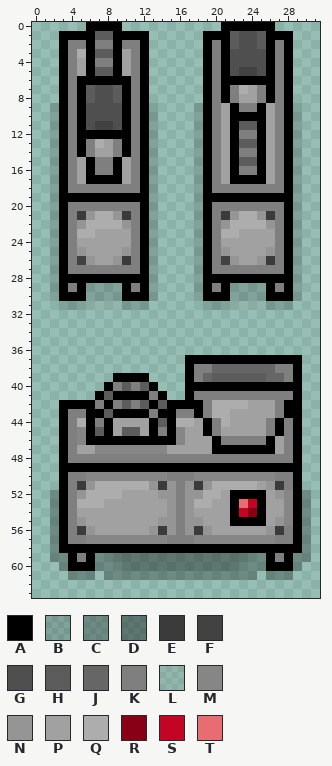
One commit to this pixel-art sprite: src/main/resources/objects/crusher.png. The first picture shows the starting point.
The file is 64x128 pixels, drawn in blocks of 2x2; one block is one cell here. Colours within 5 levels of each other are drawn and written as one.
Palette (. is transparent): A #000000  B #00000026  C #00000045  D #0000005f  E #3b3b3b  F #424242  G #4f4f4f  H #5c5c5c  J #666666  K #7f7f7f  L #80808026  M #868686  N #959595  P #a1a1a1  Q #adadad  R #880015  S #c40424  T #e86d73
Pixels before, first column x 2:
 0 ....AAAA...........AAAAAA....
 1 .AAAAHHAAAA......AAAHGGHAAA..
 2 .AKKAKKAKKA......AKAHGGHAKA..
 3 .AKQAHHAPKA......AKAGGGGAKA..
 4 .AKPAKKAPKA......AKAGGGGAKA..
 5 .AKPAHHAPKA......AKAGFFGAKA..
 6 .AKAAAAAAKA......AKAAAAAAKA..
 7 .AKAHGGHAKA......AKAKQPKAKA..
 8 .AKAHGGHAKA......AKAKPPKAKA..
 9 BAKAGGGGAKAB....BAKPAKKAPKAB.
10 BAKAGGGGAKAB....BAKPAAAAPKAB.
11 BAKAGFFGAKAB....BAKPAHHAPKAB.
12 BAKAAAAAAKAB....BAKPAKKAPKAB.
13 BAKAKQPKAKAB....BAKPAHHAPKAB.
14 BAKAKPPKAKAB....BAKPAKKAPKAB.
15 BAKPAKKAPKAB....BAKPAHHAPKAB.
16 BAKPAKKAPKAB....BAKPAKKAPKAB.
17 BAKPAAAAPKAB....BAKPAAAAPKAB.
18 BAKKKKKKKKAB....BAKKKKKKKKAB.
19 BAAAAAAAAAAB....BAAAAAAAAAAB.
20 BAKKKKKKKKAB....BAKKKKKKKKAB.
21 BAKENQQNEKAB....BAKENQQNEKAB.
22 BAKNQQQQNKAB....BAKNQQQQNKAB.
23 BAKQQPPPPKAB....BAKQQPPPPKAB.
24 BAKPPPPPPKAB....BAKPPPPPPKAB.
25 BAKNPPPPNKAB....BAKNPPPPNKAB.
26 BAKFNPPNEKAB....BAKFNPPNEKAB.
27 BAKKKKKKKKAB....BAKKKKKKKKAB.
28 BAAAAAAAAAAB....BAAAAAAAAAAB.
29 BAKABBBBAKAB....BAKABBBBAKAB.
30 BAAABBBBAAAB....BAAABBBBAAAB.
31 .BBBLLLLBBB......BBBLLLLBBB..
32 .............................
33 .............................
34 .............................
35 .............................
36 .............................
37 ...............AAAAAAAAAAAAA.
38 ...............AKKJJJJJJJKKA.
39 .......AAAA....AKJHHHHHHJJKA.
40 ......AKHKHA...AAAAAAAAAAAAA.
41 .....AHAAAAKA..AKKKKKKKKKKKA.
42 .AAAAKAKHKHAHAAAAKQQQQPPPKAA.
43 .AKKAAHAAAAKAAKKAKQQPPPPPKAA.
44 .AKQAKAPPPPAHAQQPAKQPPPPKAKA.
45 .AKMAHAPHHPAKAMPPAKPPPPPKAKA.
46 .AKMAAAAAAAAAAMPPPAKKKKKAPKA.
47 .AKPPMMMMMMMMPPPPPAAAAAAAPKA.
48 .AKKKKKKKKKKKKKKKKKKKKKKKKKA.
49 .AAAAAAAAAAAAAAAAAAAAAAAAAAA.
50 .AKKMMMMMMMMMKKKMMMMMMMMMKKA.
51 .AKENQQQQQQNENKNENQQQQQPNEKA.
52 CAKNQQQQPPPPNNKNNQQPAAAAPNMAC
53 CAKQQQPPPPPPPNKNQQPPATSAPPMAC
54 CAKPPPPPPPPPPNKNPPPPASRAPPMAC
55 CAKNPPPPPPPPNNKNNPPPAAAAPNMAC
56 CAKENPPPPPPNENKNENPPPPPPNEKAC
57 CAKKMMMMMMMMMKKKMMMMMMMMMKKAC
58 CAAAAAAAAAAAAAAAAAAAAAAAAAAAC
59 CCAKACCDDDDDDDDDDDDDDDCCAKACC
60 .CAAACCCDDDDDDDDDDDDDCCCAAAC.
61 ..CCC.CCCCCCCCCCCCCCCCC.CCC..
The result:
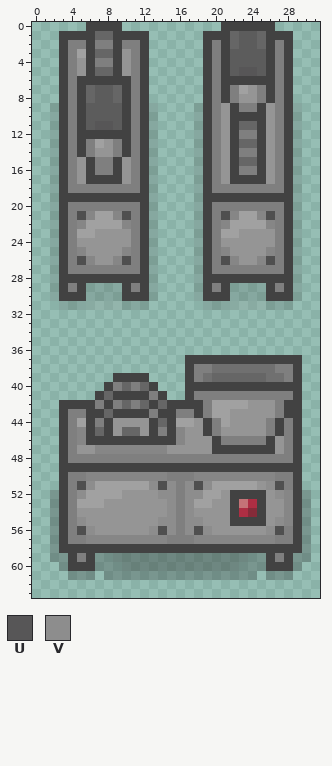
Colours new in this view: U #575657  V #8d8d8d
Change:
colour B: #00000026 -> #2b2b2b26
colour C: #00000045 -> #2b2b2b45
colour D: #0000005f -> #2b2b2b5f
colour E: #3b3b3b -> #4f4f4f
colour G: #4f4f4f -> #5c5c5c
colour H: #5c5c5c -> #666666
colour J: #666666 -> #707070
colour R: #880015 -> #852b39
colour S: #c40424 -> #ad2e43
colour T: #e86d73 -> #c47377
Changed rows in their new state; - is a pixel that keeps its letter.
first column x 3:
 0 ---FFFF-----------FFFFFF--
 1 FFFF--FFFF------FFF----FFF
 2 F--F--F--F------F-F----F-F
 3 F-PF--FN-F------F-F----F-F
 4 F-NF--FN-F------F-F----F-F
 5 F-NF--FN-F------F-F-UU-F-F
 6 F-FFFFFF-F------F-FFFFFF-F
 7 F-F----F-F------F-F-PN-F-F
 8 F-F----F-F------F-F-NN-F-F
 9 F-F----F-F------F-NF--FN-F
10 F-F----F-F------F-NFFFFN-F
11 F-F-UU-F-F------F-NF--FN-F
12 F-FFFFFF-F------F-NF--FN-F
13 F-F-PN-F-F------F-NF--FN-F
14 F-F-NN-F-F------F-NF--FN-F
15 F-NF--FN-F------F-NF--FN-F
16 F-NF--FN-F------F-NF--FN-F
17 F-NFFFFN-F------F-NFFFFN-F
18 F--------F------F--------F
19 FFFFFFFFFF------FFFFFFFFFF
20 F--------F------F--------F
21 F--MPPM--F------F--MPPM--F
22 F-MPPPPM-F------F-MPPPPM-F
23 F-PPNNNN-F------F-PPNNNN-F
24 F-NNNNNN-F------F-NNNNNN-F
25 F-MNNNNM-F------F-MNNNNM-F
26 F-EMNNM--F------F-EMNNM--F
27 F--------F------F--------F
28 FFFFFFFFFF------FFFFFFFFFF
29 F-F----F-F------F-F----F-F
30 FFF----FFF------FFF----FFF
first column x 3:
37 --------------FFFFFFFFFFFFF
38 --------------F-----------F
39 ------FFFF----F-----------F
40 -----F----F---FFFFFFFFFFFFF
41 ----F-FFFF-F--F-----------F
42 FFFF-F----F-FFFF-PPPPNNN-FF
43 F--FF-FFFF-FF--F-PPNNNNN-FF
44 F-PF-FNNNNF-FPPNF-PNNNN-F-F
45 F--F-FN--NF-F-NNF-NNNNN-F-F
46 F--FFFFFFFFFF-NNNF-----FN-F
47 F-NN--------NNNNNFFFFFFFN-F
48 F-------------------------F
49 FFFFFFFFFFFFFFFFFFFFFFFFFFF
50 F-------------------------F
51 F--VPPPPPPV-V-V-VPPPPPNV--F
52 F-VPPPPNNNNVV-VVPPNFFFFNV-F
53 F-PPPNNNNNNNV-VPPNNF--FNN-F
54 F-NNNNNNNNNNV-VNNNNF--FNN-F
55 F-VNNNNNNNNVV-VVNNNFFFFNV-F
56 F--VNNNNNNV-V-V-VNNNNNNV--F
57 F-------------------------F
58 FFFFFFFFFFFFFFFFFFFFFFFFFFF
59 -F-F-------------------F-F-
60 -FFF-------------------FFF-
Pixel boxes of the changes (left, top, right, bottom) in both pictures:
changed: (50, 22, 158, 310)
changed: (194, 22, 302, 310)
changed: (50, 355, 311, 580)
